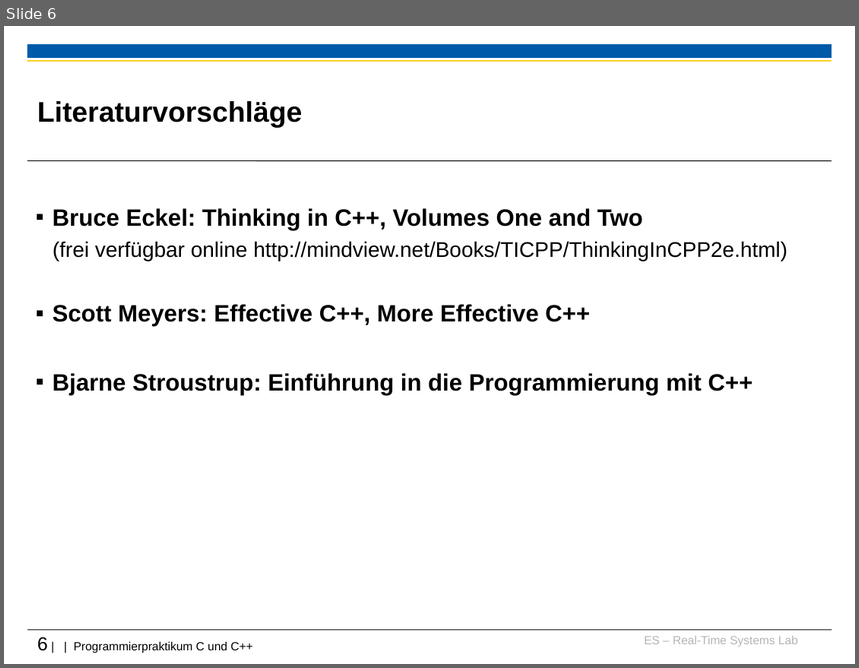
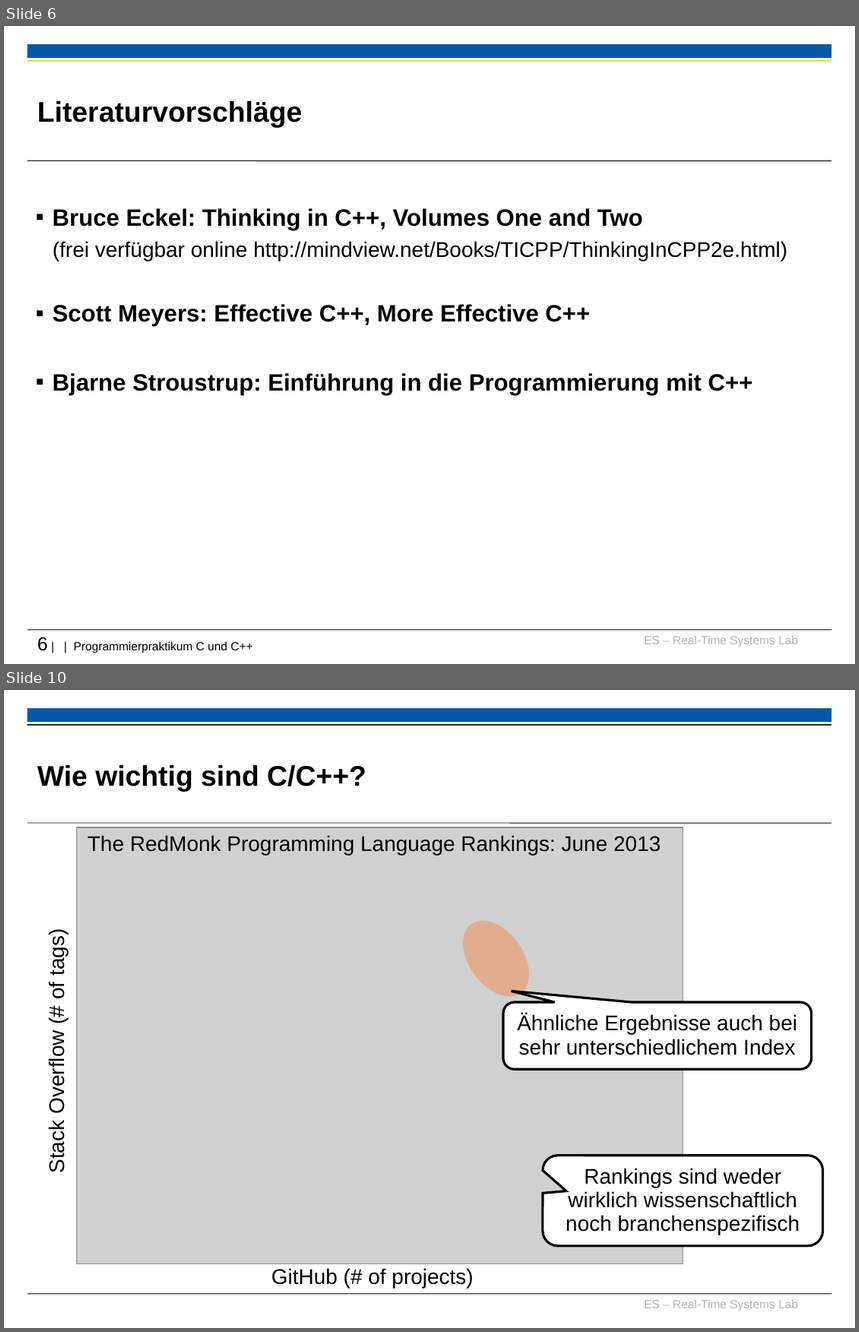
Before and after one commit to h82k/tud-cppp, a slide deck: Vorlesung/0 Organisatorisches_F6.ppt. Shown one above the other, each under a label of ours: slide 6 before the commit, slides 6 and 10 after it; the slides between them are not shown. The pictures are 859x668 and 859x1332 pixels, drawn with LibreOffice and Linux fonts; fonts in the diff are those of the drawing; grey boxes stand for pictures; background and template pictures are left out. Boxes give left, top, right and bottom in pixels: in the first picture for what was removed or moved away, otherwise in the second. Text is boxed around its words. In the diff, an @@ line names an element or a change of style, - is before the commit and + after.

```diff
--- a/Vorlesung/0 Organisatorisches_F6.ppt
+++ b/Vorlesung/0 Organisatorisches_F6.ppt
@@ slide 10 added at bbox=[4, 690, 855, 1328], background #FFFFFF; not listed: 3 template elements that a slide beside it also shows @@
@@ rectangle added at bbox=[27, 724, 832, 726], fill #000000 @@
@@ title added at bbox=[37, 765, 367, 791], 24 pt, text #000000, bold @@
+Wie wichtig sind C/C++?
@@ line added from (27, 823) to (832, 823), #000000 0.6 pt @@
@@ picture added at bbox=[76, 828, 683, 1265] @@
@@ text added at bbox=[88, 835, 661, 855], 18 pt, text #000000 @@
+The RedMonk Programming Language Rankings: June 2013
@@ ellipse added at bbox=[450, 909, 543, 1009], fill #FC7428 at 39% opacity @@
@@ text added at bbox=[45, 933, 69, 1172], 18 pt, text #000000 @@
+Stack Overflow (# of tags)
@@ rounded speech box added at bbox=[503, 1002, 812, 1070], fill #FFFFFF, outline #000000 2.01 pt, 18 pt, text #000000 @@
+Ähnliche Ergebnisse auch bei sehr unterschiedlichem Index
@@ rounded speech box added at bbox=[543, 1156, 823, 1246], fill #FFFFFF, outline #000000 2.01 pt, 18 pt, text #000000 @@
+Rankings sind weder wirklich wissenschaftlich noch branchenspezifisch
@@ text added at bbox=[272, 1268, 473, 1288], 18 pt, text #000000 @@
+GitHub (# of projects)
```
Also in this commit, not shown: 3 slides changed, 2 other slides added, 4 other files.
